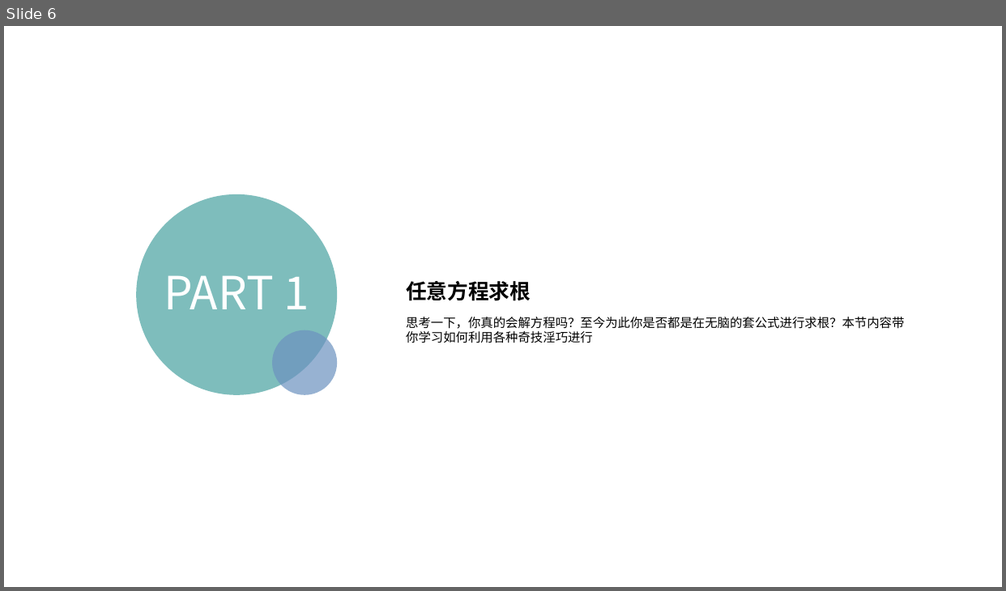
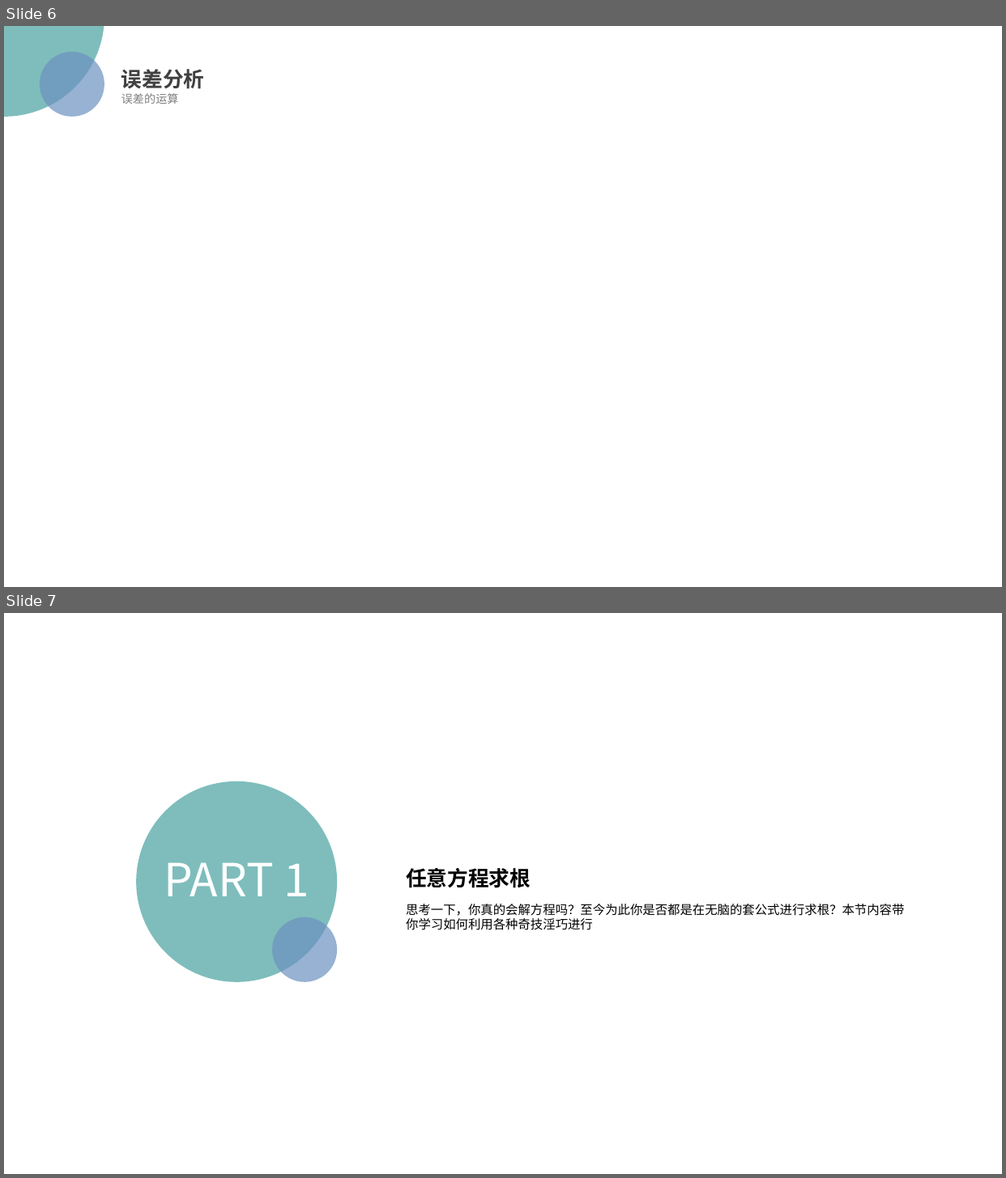
Before and after one commit to StevenEco/MachineLearning-Math, a slide deck: PPT/Numerical Analysis.pptx. Shown one above the other, each under a label of ours: slide 6 before the commit, slides 6 and 7 after it. The pictures are 1006x591 and 1006x1178 pixels, drawn with LibreOffice and Linux fonts; fonts in the diff are those of the drawing; background and template pictures are left out. Boxes give left, top, right and bottom in pixels: in the first picture for what was removed or moved away, otherwise in the second. Text is boxed around its words. In the diff, an @@ line names an element or a change of style, - is before the commit and + after.

```diff
--- a/PPT/Numerical Analysis.pptx
+++ b/PPT/Numerical Analysis.pptx
@@ slide 6 added at [4,26,1002,587], background picture (left out) @@
@@ ellipse added at [4,26,104,117], fill #48A2A0 at 70% opacity @@
@@ ellipse added at [39,51,104,117], fill #6C92C0 at 70% opacity @@
@@ text added at [121,69,205,89], 20 pt, text #404040, bold @@
+误差分析
@@ text added at [121,93,179,104], 11 pt, text #808080 @@
+误差的运算
@@ what was slide 6 is now slide 7 @@
```
Also in this commit, not shown: 2 other slides added.
